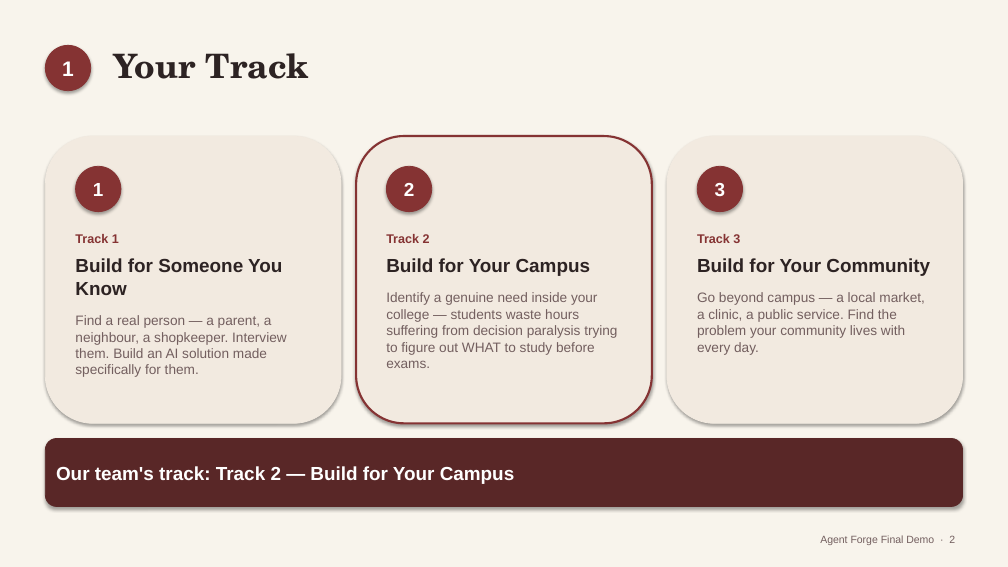
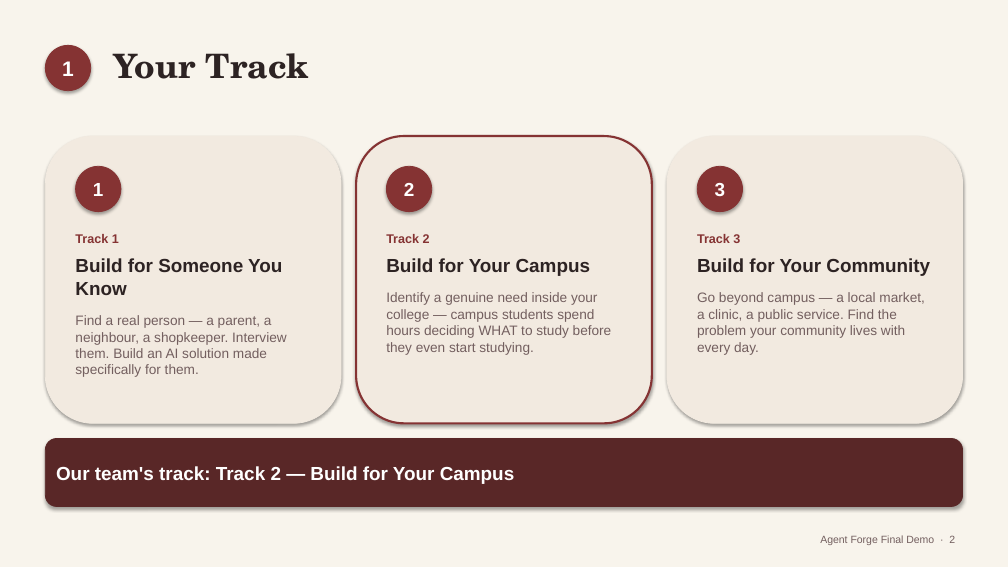
Before and after one commit to BoodiPuneethReddy/smart_remainder, a slide deck: slide 2 of Smart_Study_Reminder_AI_AMD_Hackathon.pptx. Drawn at 1008x567 pixels with LibreOffice and Linux fonts; fonts in the diff are those of the drawing. Boxes give left, top, right and bottom in pixels: in the first picture for what was removed or moved away, otherwise in the second. Text is boxed around its words. In the diff, an @@ line names an element or a change of style, - is before the commit and + after.

Commit message:
feat(agentic): complete time-constraint reasoning & explainable multi-agent study workflow

```diff
--- a/Smart_Study_Reminder_AI_AMD_Hackathon.pptx
+++ b/Smart_Study_Reminder_AI_AMD_Hackathon.pptx
@@ text at <box>386,292,612,355</box>: text changed @@
-Identify a genuine need inside your college — students waste hours suffering from decision paralysis trying to figure out WHAT to study before exams.
+Identify a genuine need inside your college — campus students spend hours deciding WHAT to study before they even start studying.
```
Also in this commit, not shown: 8 other slides changed, 3 other files.
